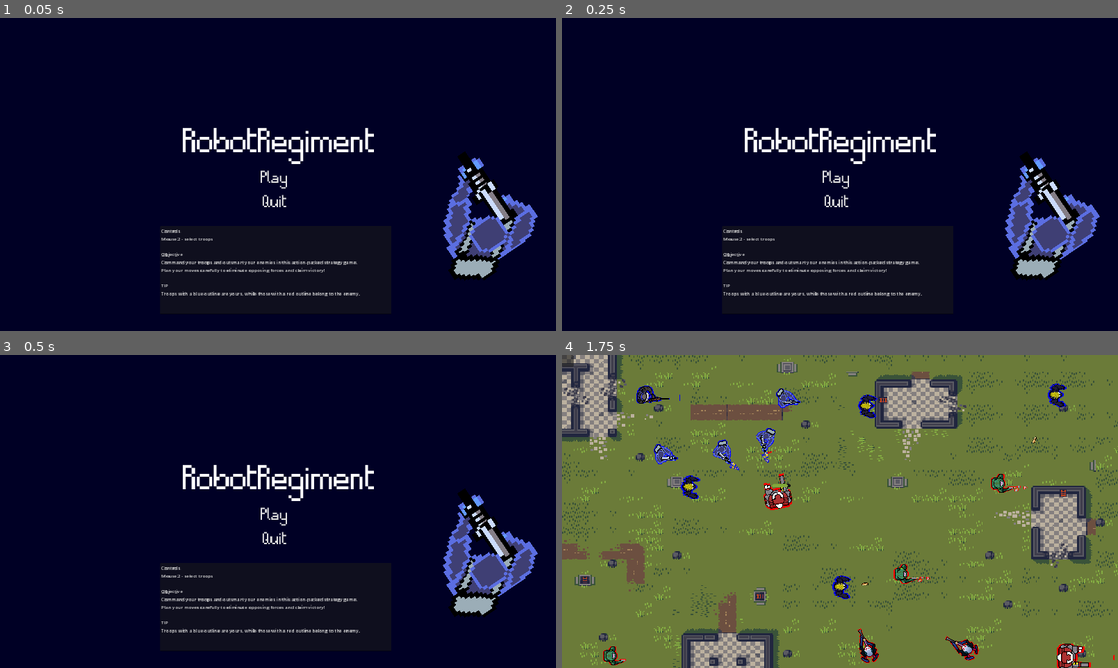
Above: before the commit, frames 1-4 (two rows, left to right).
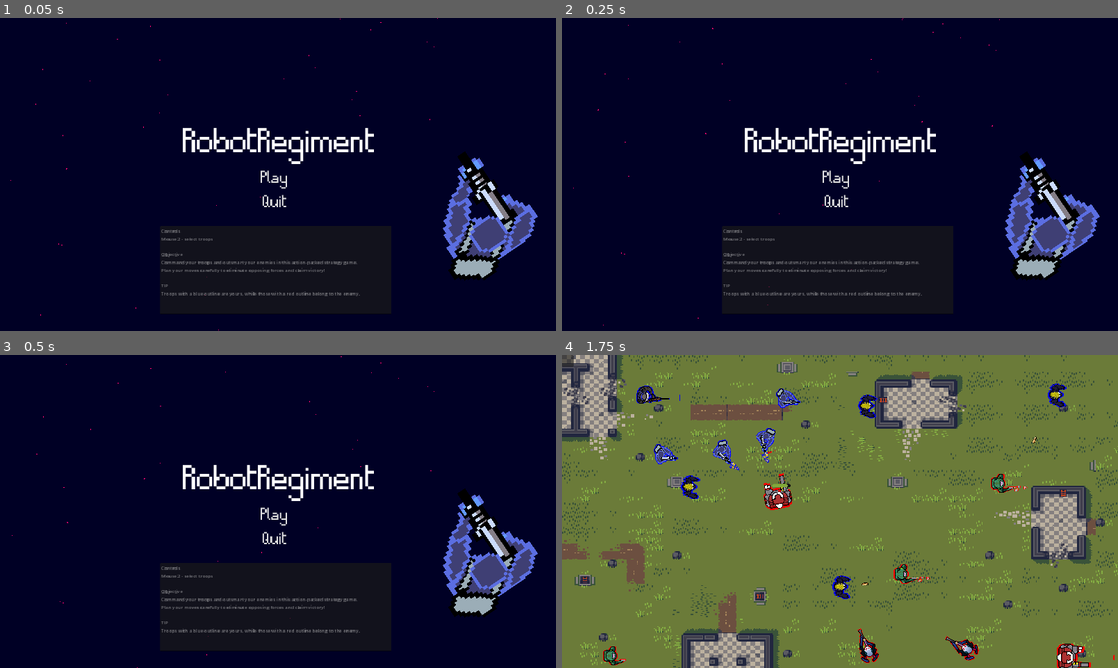
Above: after the commit, the same moments.

Repository: Denomycor/ddj
Game: Godot game, scene res://assets/scenes/game.tscn
The game is run twice, just before and just after one commit, with the same random seed, the same clock (stepped at 60 frames per second) and the same inputs.
Inputs (mouse positions are in pixels of both pictures, inside the frame that each line leads up to):
- Up to frame 1 (0.05 s): no input
- Up to frame 2 (0.25 s): no input
- Up to frame 3 (0.5 s): no input
- Up to frame 4 (1.75 s): click "Play" at 0.5 s; tap Enter at 1.25 s; move the mouse to (962, 495) at 1.27 s; click (962, 495) at 1.42 s

The runs differ from the first frame. In frame 1, 0.7% of the frame differs, in the area x 1-79%, y 0-100%; in frame 2, 0.7%, in the area x 2-79%, y 0-99%; in frame 3, 0.7%; in frame 4, nothing differs.

Commit message:
game scne

Diff:
--- a/assets/scenes/game.tscn
+++ b/assets/scenes/game.tscn
@@ -94,7 +94,6 @@
 [node name="CPUParticles2D" type="CPUParticles2D" parent="main_menu/ColorRect"]
 material = SubResource("CanvasItemMaterial_8mmhl")
 position = Vector2(581, -9)
-emitting = false
 amount = 500
 lifetime = 10.0
 one_shot = true
@@ -187,9 +186,8 @@
 Plan your moves carefully to eliminate opposing forces and claim victory!
 
 TIP
-Troops with a blue outline are yours, while those with a red outline belong to the enemy.
-
-"
+Troops with a blue outline are yours, while those with a red outline belong to the enemy."
+editable = false
 scroll_fit_content_height = true
 
 [connection signal="mouse_entered" from="main_menu/VBoxContainer/play" to="." method="_on_play_mouse_entered"]
